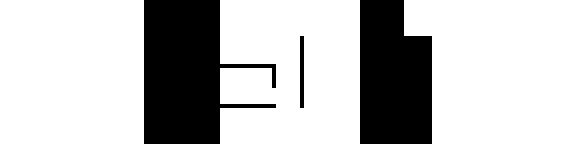
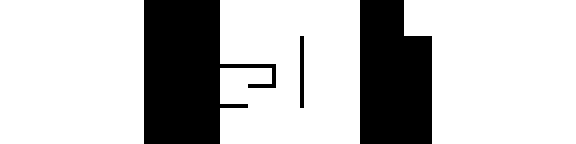
Two versions of the same layered image (576x144). Layer-by-layer changes:
painted on "Layer 2" over [248, 84, 276, 108]
